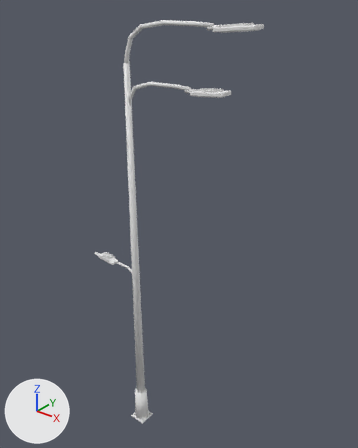
Renders of the glTF model assets/models/props.glb from each side of a commit.
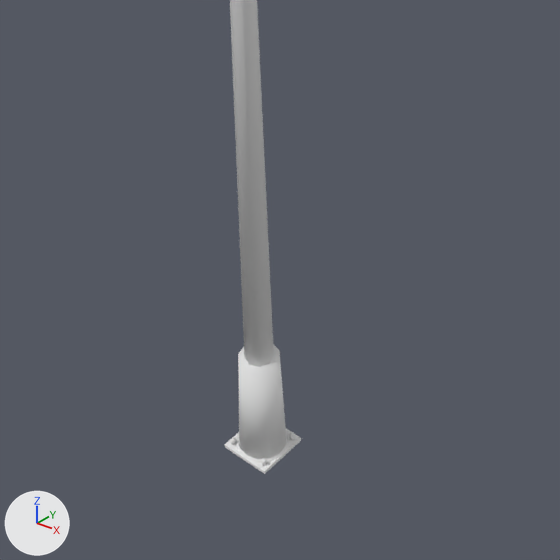
Each version is shown whole from a 50 mm camera at (7.05, -7.19, 10.69) aimed at (0.81, 0.62, 5.85), then close up on the part from 19% to 63% of the width and 65% to 100% of the height. The axes (+X, +Y, +Z) are drawn at lower left. The lights are the same throughout. The first two pictures are the older version. Where no turn or scale is listed for an object, it has been applied to the vertices.

Script lines for the objects in view, before the commit:
```python
me_cone_007 = bpy.data.meshes.new('Cone.007')
me_cone_007.from_pydata(...)  # 362 vertices, 644 faces; spans x -0.21..2.89, y -0.21..0.21, z -4.65..5.49
# faces by material slot: [528, 104, 12]
me_cone_007.materials.append(mat_galv)  # white #e7e7e7
me_cone_007.materials.append(mat_dark)  # white #e7e7e7
me_cone_007.materials.append(mat_lens)  # white #e7e7e7
me_cone_021 = bpy.data.meshes.new('Cone.021')
me_cone_021.from_pydata(...)  # 516 vertices, 916 faces; spans x -1.36..2.35, y -0.21..0.21, z -4.2..4.85
# faces by material slot: [736, 156, 24]
me_cone_021.materials.append(mat_galv)  # white #e7e7e7
me_cone_021.materials.append(mat_dark)  # white #e7e7e7
me_cone_021.materials.append(mat_lens)  # white #e7e7e7
ob_lamp_city = bpy.data.objects.new('lamp_city', me_cone_021)
ob_lamp_city.location = (0.0, 0.0, 4.2)
ob_lamp_hw = bpy.data.objects.new('lamp_hw', me_cone_007)
ob_lamp_hw.location = (0.0, 0.0, 4.65)
```
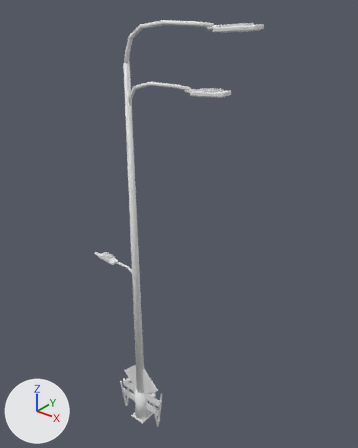
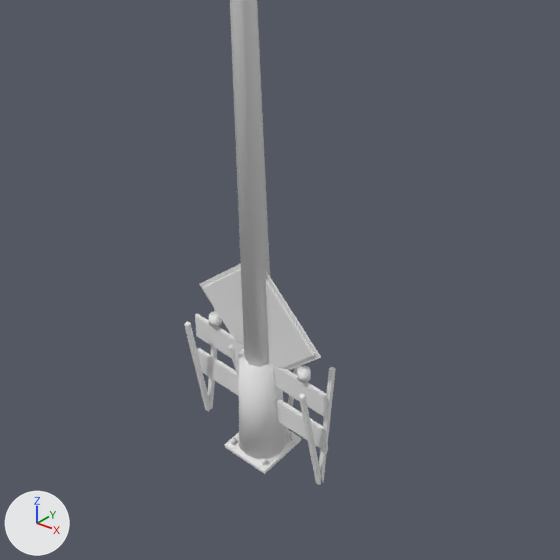
Pixel boxes [x1, y1, x2, y2] of what changed, in the close-ups (560 x 560 px):
'barricade', added
    after: [184, 308, 336, 485]
    faces in mat_galv (white #e7e7e7): [184, 308, 336, 485]
    faces in mat_dark (white #e7e7e7): [211, 326, 325, 451]
    faces in mat_sign (white #e7e7e7): [196, 316, 307, 439]
    faces in mat_refl (white #e7e7e7): [209, 311, 311, 383]
'work_sign', added
    after: [199, 263, 321, 436]
    faces in mat_cone (white #e7e7e7): [203, 269, 315, 369]
    faces in mat_dark (white #e7e7e7): [199, 263, 321, 370]
    faces in mat_galv (white #e7e7e7): [228, 345, 300, 436]

Patch to the scene script:
```diff
--- a/assets/models/props.glb.py
+++ b/assets/models/props.glb.py
@@ mat_cone @@
+mat_cone = principled_material('cone')
+mat_cone.base_color = (0.8, 0.8, 0.8)  # white #e7e7e7
@@ mat_refl @@
+mat_refl = principled_material('refl')
+mat_refl.base_color = (0.8, 0.8, 0.8)  # white #e7e7e7
@@ mat_sign @@
+mat_sign = principled_material('sign')
+mat_sign.base_color = (0.8, 0.8, 0.8)  # white #e7e7e7
@@ me_cube_125 @@
+me_cube_125.from_pydata(...)  # 92 vertices, 156 faces; spans x -0.81..0.41, y -0.28..0.28, z -0.52..1.36
+# faces by material slot: [36, 84, 36]
+me_cube_125.materials.append(mat_galv)  # white #e7e7e7
+me_cube_125.materials.append(mat_cone)  # white #e7e7e7
+me_cube_125.materials.append(mat_dark)  # white #e7e7e7
@@ me_cube_096 @@
+me_cube_096.from_pydata(...)  # 208 vertices, 336 faces; spans x -0.08..1.24, y -0.099..0.275, z -0.506..0.535
+# faces by material slot: [72, 96, 96, 72]
+me_cube_096.materials.append(mat_galv)  # white #e7e7e7
+me_cube_096.materials.append(mat_sign)  # white #e7e7e7
+me_cube_096.materials.append(mat_dark)  # white #e7e7e7
+me_cube_096.materials.append(mat_refl)  # white #e7e7e7
@@ ob_work_sign @@
+ob_work_sign = bpy.data.objects.new('work_sign', me_cube_125)
+ob_work_sign.location = (0.2, 0.12, 0.5)
@@ ob_barricade @@
+ob_barricade = bpy.data.objects.new('barricade', me_cube_096)
+ob_barricade.location = (-0.58, -0.088, 0.5)
```
